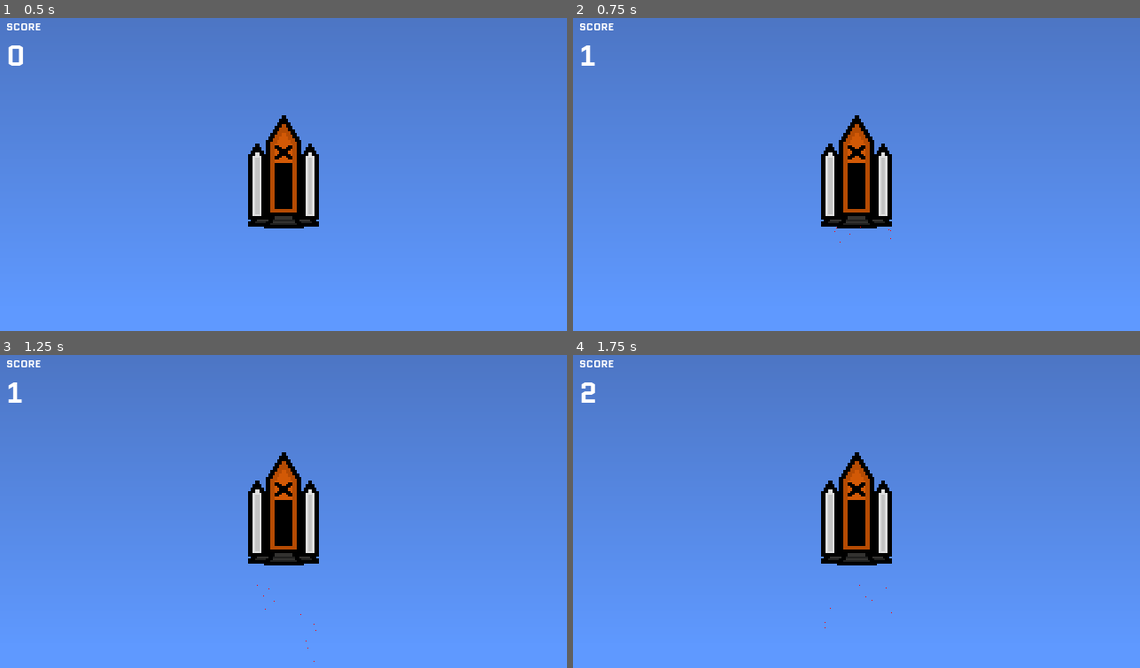
Above: before the commit, frames 1-4 (two rows, left to right).
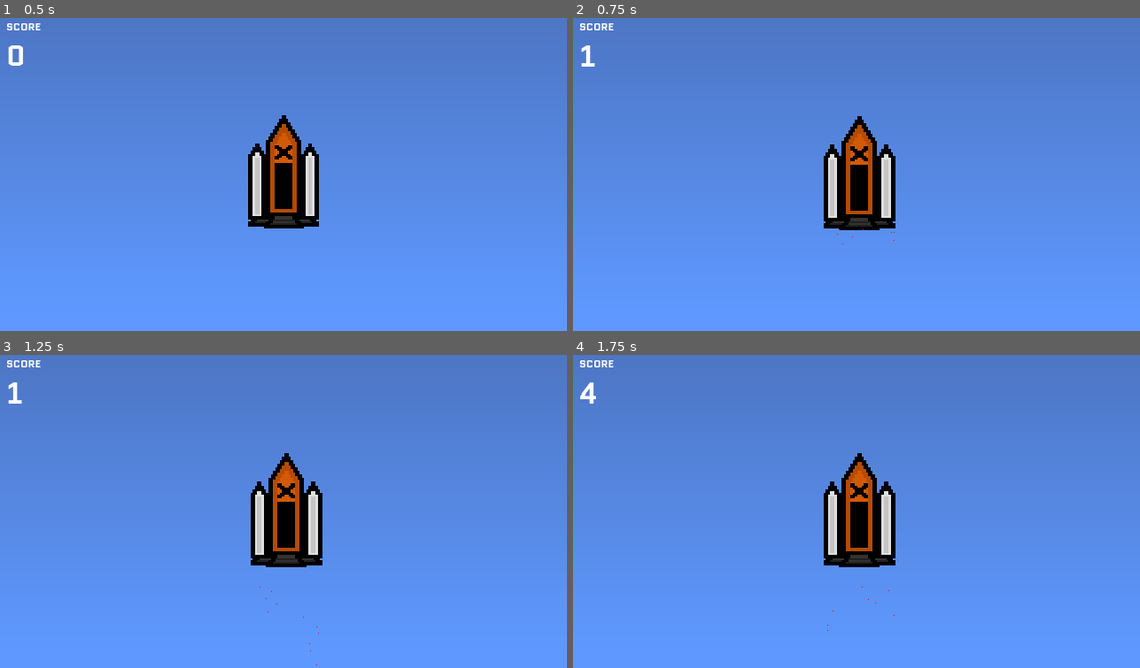
Above: after the commit, the same moments.

Repository: d3V-E/Heights
Game: Godot game, scene res://scenes/main_game.tscn
Same seed, same stepped clock (60 frames per second), same inputs: the game is played once before the commit and once after it. The project has no main scene, so this scene is started directly.
Inputs (mouse positions are in pixels of both pictures, inside the frame that each line leads up to):
- Up to frame 1 (0.5 s): no input
- Up to frame 2 (0.75 s): click (856, 171) at 0.5 s
- Up to frame 3 (1.25 s): no input
- Up to frame 4 (1.75 s): tap Enter at 1.25 s; move the mouse to (981, 492) at 1.27 s; hold Right from 1.28 s (still down); tap Alt at 1.35 s; click (981, 492) at 1.42 s

Frame 1 is identical in both runs. In frame 2, 2.0% of the frame differs, in the area x 1-57%, y 14-73%; in frame 3, 2.0%; in frame 4, 2.1%, in the area x 1-57%, y 8-89%.

Commit message:
Update 2

Diff:
--- /dev/null
+++ b/scenes/instuctions.tscn
@@ -0,0 +1,11 @@
+[gd_scene format=3 uid="uid://cgjkhdqwmih7a"]
+
+[ext_resource type="Texture2D" uid="uid://chmygsw7ytwnj" path="res://assets/New Backgroud.png" id="1_7raw4"]
+
+[node name="Instuctions" type="Node2D" unique_id=1094053554]
+
+[node name="CanvasLayer" type="CanvasLayer" parent="." unique_id=997994918]
+
+[node name="Background" type="Sprite2D" parent="CanvasLayer" unique_id=217119959]
+position = Vector2(320, -540)
+texture = ExtResource("1_7raw4")
--- a/scenes/main_game.tscn
+++ b/scenes/main_game.tscn
@@ -8,31 +8,150 @@
 [sub_resource type="Gradient" id="Gradient_xgy4w"]
 colors = PackedColorArray(1, 0, 0, 1, 1, 1, 0, 1)
 
+[sub_resource type="Animation" id="Animation_0rdsr"]
+length = 0.001
+tracks/0/type = "value"
+tracks/0/imported = false
+tracks/0/enabled = true
+tracks/0/path = NodePath("../Zoom/Background:position")
+tracks/0/interp = 1
+tracks/0/loop_wrap = true
+tracks/0/keys = {
+"times": PackedFloat32Array(0),
+"transitions": PackedFloat32Array(1),
+"update": 0,
+"values": [Vector2(320, -540)]
+}
+tracks/1/type = "value"
+tracks/1/imported = false
+tracks/1/enabled = true
+tracks/1/path = NodePath("../Zoom/Rocket:position")
+tracks/1/interp = 1
+tracks/1/loop_wrap = true
+tracks/1/keys = {
+"times": PackedFloat32Array(0),
+"transitions": PackedFloat32Array(1),
+"update": 0,
+"values": [Vector2(280, 116)]
+}
+
+[sub_resource type="Animation" id="Animation_2l77h"]
+resource_name = "Rebirth"
+tracks/0/type = "value"
+tracks/0/imported = false
+tracks/0/enabled = true
+tracks/0/path = NodePath("../Zoom/Rocket:position")
+tracks/0/interp = 1
+tracks/0/loop_wrap = true
+tracks/0/keys = {
+"times": PackedFloat32Array(0, 1),
+"transitions": PackedFloat32Array(1, 1),
+"update": 0,
+"values": [Vector2(280, 116), Vector2(280, -180)]
+}
+
+[sub_resource type="Animation" id="Animation_ipu61"]
+resource_name = "Stage 1"
+tracks/0/type = "value"
+tracks/0/imported = false
+tracks/0/enabled = true
+tracks/0/path = NodePath("../Zoom/Background:position")
+tracks/0/interp = 1
+tracks/0/loop_wrap = true
+tracks/0/keys = {
+"times": PackedFloat32Array(0, 1),
+"transitions": PackedFloat32Array(1, 1),
+"update": 0,
+"values": [Vector2(320, -540), Vector2(320, -180)]
+}
+
+[sub_resource type="Animation" id="Animation_ygxny"]
+resource_name = "Stage 2"
+tracks/0/type = "value"
+tracks/0/imported = false
+tracks/0/enabled = true
+tracks/0/path = NodePath("../Zoom/Background:position")
+tracks/0/interp = 1
+tracks/0/loop_wrap = true
+tracks/0/keys = {
+"times": PackedFloat32Array(0, 1),
+"transitions": PackedFloat32Array(1, 1),
+"update": 0,
+"values": [Vector2(320, -180), Vector2(320, 180)]
+}
+
+[sub_resource type="Animation" id="Animation_wi4c7"]
+resource_name = "Stage 3"
+tracks/0/type = "value"
+tracks/0/imported = false
+tracks/0/enabled = true
+tracks/0/path = NodePath("../Zoom/Background:position")
+tracks/0/interp = 1
+tracks/0/loop_wrap = true
+tracks/0/keys = {
+"times": PackedFloat32Array(0, 1),
+"transitions": PackedFloat32Array(1, 1),
+"update": 0,
+"values": [Vector2(320, 180), Vector2(320, 540)]
+}
+
+[sub_resource type="Animation" id="Animation_70vka"]
+resource_name = "Stage 4"
+tracks/0/type = "value"
+tracks/0/imported = false
+tracks/0/enabled = true
+tracks/0/path = NodePath("../Zoom/Background:position")
+tracks/0/interp = 1
+tracks/0/loop_wrap = true
+tracks/0/keys = {
+"times": PackedFloat32Array(0, 1),
+"transitions": PackedFloat32Array(1, 1),
+"update": 0,
+"values": [Vector2(320, 540), Vector2(320, 900)]
+}
+
+[sub_resource type="AnimationLibrary" id="AnimationLibrary_ygxny"]
+_data = {
+&"RESET": SubResource("Animation_0rdsr"),
+&"Rebirth": SubResource("Animation_2l77h"),
+&"Stage 1": SubResource("Animation_ipu61"),
+&"Stage 2": SubResource("Animation_ygxny"),
+&"Stage 3": SubResource("Animation_wi4c7"),
+&"Stage 4": SubResource("Animation_70vka")
+}
+
 [node name="Main Game" type="Node2D" unique_id=541122872]
 script = ExtResource("1_s3esy")
 
-[node name="Canvas" type="CanvasLayer" parent="." unique_id=789875663]
+[node name="Zoom" type="Camera2D" parent="." unique_id=2107486013]
+limit_left = 0
+limit_top = 0
+limit_right = 640
+limit_bottom = 360
+position_smoothing_enabled = true
+rotation_smoothing_enabled = true
+editor_draw_limits = true
 
-[node name="Background" type="Sprite2D" parent="Canvas" unique_id=435135295]
+[node name="Background" type="Sprite2D" parent="Zoom" unique_id=435135295]
 position = Vector2(320, -540)
 texture = ExtResource("2_d2op2")
 
-[node name="Rocket" type="TextureButton" parent="Canvas" unique_id=1862961473]
+[node name="Rocket" type="TextureButton" parent="Zoom" unique_id=1862961473]
 anchors_preset = 8
 anchor_left = 0.5
 anchor_top = 0.5
 anchor_right = 0.5
 anchor_bottom = 0.5
-offset_left = -40.0
-offset_top = -64.0
-offset_right = 40.0
-offset_bottom = 64.0
+offset_left = 280.0
+offset_top = 116.0
+offset_right = 360.0
+offset_bottom = 243.99998
 grow_horizontal = 2
 grow_vertical = 2
 texture_normal = ExtResource("3_0rdsr")
 stretch_mode = 0
 
-[node name="Rocket Particles" type="CPUParticles2D" parent="Canvas/Rocket" unique_id=258744830]
+[node name="Rocket Particles" type="CPUParticles2D" parent="Zoom/Rocket" unique_id=258744830]
 position = Vector2(40, 126)
 emitting = false
 amount = 20
@@ -43,7 +162,7 @@
 color = Color(1, 0, 0, 1)
 color_ramp = SubResource("Gradient_xgy4w")
 
-[node name="Score" type="RichTextLabel" parent="Canvas" unique_id=485048711]
+[node name="Score" type="RichTextLabel" parent="Zoom" unique_id=485048711]
 offset_left = 7.0
 offset_top = 23.0
 offset_right = 219.0
@@ -53,7 +172,7 @@
 text = "0"
 vertical_alignment = 1
 
-[node name="Score Header" type="RichTextLabel" parent="Canvas" unique_id=1432013059]
+[node name="Score Header" type="RichTextLabel" parent="Zoom" unique_id=1432013059]
 offset_left = 7.0
 offset_top = 7.0
 offset_right = 55.0
@@ -63,5 +182,14 @@
 text = "SCORE"
 vertical_alignment = 1
 
-[connection signal="button_down" from="Canvas/Rocket" to="." method="_on_rocket_button_down"]
-[connection signal="button_up" from="Canvas/Rocket" to="." method="_on_rocket_button_up"]
+[node name="Canvas" type="CanvasLayer" parent="." unique_id=789875663]
+
+[node name="Animation" type="AnimationPlayer" parent="Canvas" unique_id=2105757530]
+libraries/ = SubResource("AnimationLibrary_ygxny")
+
+[node name="Save" type="Timer" parent="Canvas" unique_id=287057805]
+autostart = true
+
+[connection signal="button_down" from="Zoom/Rocket" to="." method="_on_rocket_button_down"]
+[connection signal="button_up" from="Zoom/Rocket" to="." method="_on_rocket_button_up"]
+[connection signal="timeout" from="Canvas/Save" to="." method="_on_save_timeout"]
--- a/scripts/main_game.gd
+++ b/scripts/main_game.gd
@@ -3,11 +3,43 @@
 
 
 var score = 0
+var stage1 = false
+var stage2 = false
+var stage3 = false
+var stage4 = false
+var zoomclik = false
+var clicked = false
+var clicksrng = {"normal" = 1000,
+				"normal1" = 500,
+				"normal2" = 250,
+				"normal3" = 10}
+var rngnum = RandomNumberGenerator.new()
 
-@onready var click : TextureButton = $Canvas/Rocket
-@onready var rocketparticles : CPUParticles2D = $"Canvas/Rocket/Rocket Particles"
 
-const save_path = "user://userdata.savefile"
+
+@onready var click : TextureButton = $Zoom/Rocket
+@onready var rocketparticles : CPUParticles2D = $"Zoom/Rocket/Rocket Particles"
+@onready var backgroundanim : AnimationPlayer = $Canvas/Animation
+@onready var camera : Camera2D = $Zoom
+
+
+func clickchance():
+	rngnum.randomize()
+
+	var x = 0
+
+	for i in clicksrng:
+		x += clicksrng[i]
+
+	var item = rngnum.randi_range(0 , x)
+
+	for i in clicksrng:
+		if item <=  clicksrng[i]:
+			return i
+		item -= clicksrng[i]
+	return "normal"
+
+const save_path = "user://userdata.savefiles"
 
 
 signal score_changed
@@ -34,9 +66,10 @@
 
 
 func _ready():
+	backgroundanim.play("RESET")
 	load_data()
 	click.pivot_offset = click.size / 2
-	$Canvas/Score.text = str(score)
+	$Zoom/Score.text = str(score)
 
 
 
@@ -50,10 +83,46 @@
 
 
 func _on_rocket_button_up():
+	var roll = ""
+	clicked = true
 	var tween = get_tree().create_tween()
 	tween.tween_property(click , "scale" , Vector2(1 , 1) , .1)
-	score += 1
+	roll = clickchance()
+	if roll == "normal":
+		score += 1
+	if roll == "normal1":
+		score += 2
+	if roll == "normal2":
+		score += 3
+	if roll == "normal3":
+		score += 4
 	emit_signal("score_changed")
 	save_data()
-	$Canvas/Score.text = str(score)
+	$Zoom/Score.text = str(score)
 	rocketparticles.emitting = true
+	camera.zoom = Vector2(1.01 , 1.01)
+	zoomclik = true
+	await get_tree().create_timer(1).timeout
+	if zoomclik == true:
+		zoomclik = false
+	clicked = false
+
+
+
+func _on_save_timeout():
+	if zoomclik == false and clicked == false:
+		camera.zoom = Vector2(1 , 1)
+	emit_signal("score_changed")
+	save_data()
+	if score >= 100 and stage1 == false:
+		backgroundanim.play("Stage 1")
+		stage1 = true
+	if score >= 500 and stage2 == false:
+		backgroundanim.play("Stage 2")
+		stage2 = true
+	if score >= 1000 and stage3 == false:
+		backgroundanim.play("Stage 3")
+		stage3 = true
+	if score >= 2500 and stage4 == false:
+		backgroundanim.play("Stage 4")
+		stage4 = true
